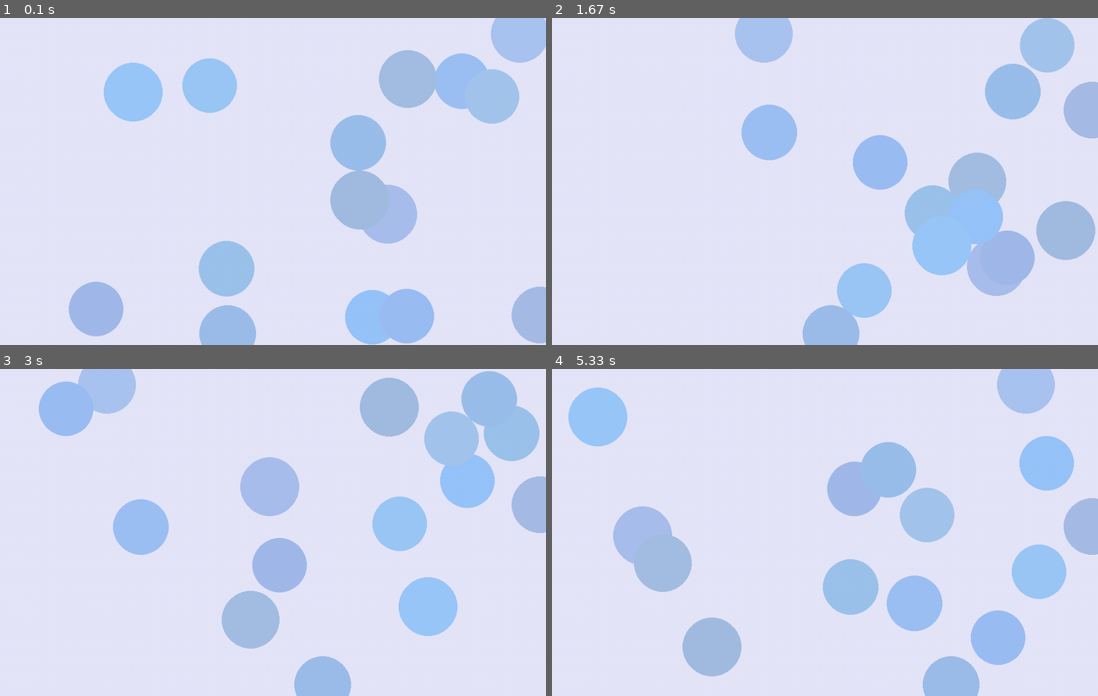
Above: before the commit, frames 1-4 (two rows, left to right).
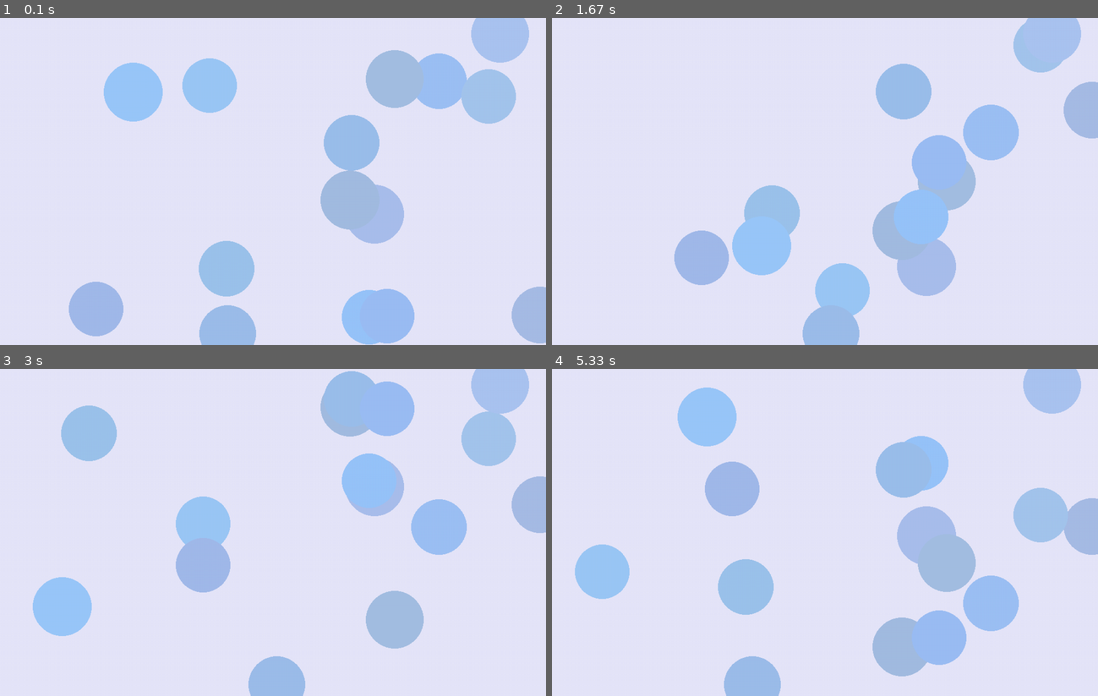
Above: after the commit, the same moments.

Repository: rhit-catapult/pygameproject-caffeinerush
Game: pygame game, started from Task 2.py
Two runs of this game, one before a commit and one after it. Both use one fixed random seed, a clock stepped at 60 frames per second and the inputs below.
Inputs:
- Up to frame 1 (0.1 s): no input
- Up to frame 2 (1.67 s): no input
- Up to frame 3 (3 s): no input
- Up to frame 4 (5.33 s): no input

The runs differ from the first frame. In frame 1, 4.3% of the frame differs, in the area x 58-100%, y 0-100%; in frame 2, 22%; in frame 3, 26%; in frame 4, 30%, in the area x 3-97%, y 0-100%.

Commit message:
test commit

Diff:
--- a/Task 2.py
+++ b/Task 2.py
@@ -16,16 +16,23 @@
         self.speed_x = random.randint(1, 7)
         self.speed_y = random.randint(-1, 5)
 
+
+
+
+
+
+
     def move(self):
-        self.y = self.y + self.speed_y
-        self.x = self.x + self.speed_x
-        if self.x - self.radius < 0 or self.x + self.radius > self.screen.get_width():
+        self.y = self.speed_y + self.y
+        self.x = self.speed_x + self.x
+        if self.x - self.radius < 0 or self.x + self.radius > self.screen.get_height():
             self.speed_x = -self.speed_x
         if self.y - self.radius < 0 or self.y + self.radius > self.screen.get_height():
             self.speed_y = -self.speed_y
-
     def draw(self):
         pygame.draw.circle(self.screen, self.color, (self.x + self.speed_x, self.y + self.speed_y), self.radius)
+
+
 
 def main():
     pygame.init()
